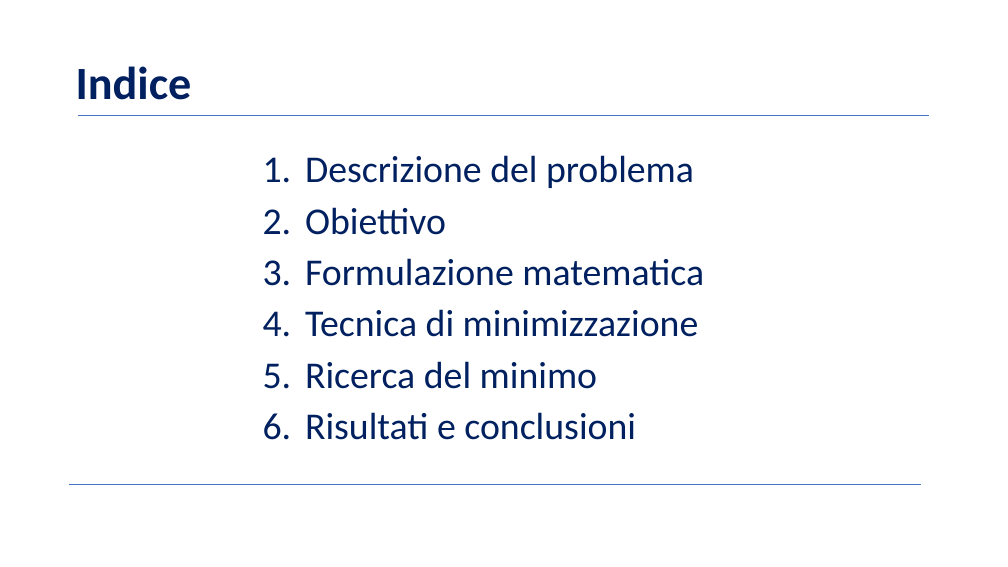
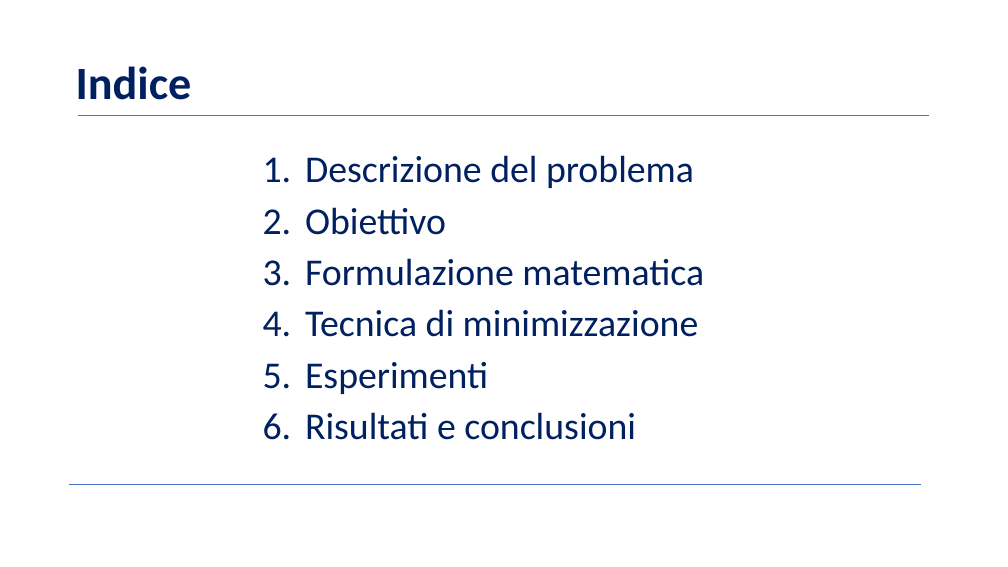
Before and after one commit to BernardoGiordano/NelderMeadMethod, a slide deck: slide 2 of writeup/Slides.pptx. Drawn at 1008x567 pixels with LibreOffice and Linux fonts; fonts in the diff are those of the drawing; background and template pictures are left out. Boxes give left, top, right and bottom in pixels: in the first picture for what was removed or moved away, otherwise in the second. Text is boxed around its words. In the diff, an @@ line names an element or a change of style, - is before the commit and + after.

```diff
--- a/writeup/Slides.pptx
+++ b/writeup/Slides.pptx
@@ text at bbox=[305, 362, 488, 394]: text changed @@
-5. Ricerca del minimo
+5. Esperimenti
```
Also in this commit, not shown: 4 other slides changed, 2 slides added, 1 slide removed, 1 other file.
